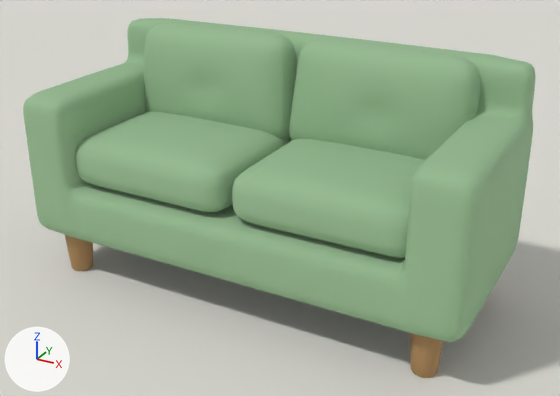
The Blender file assets/sofa/blender/quiet-home-sofa.blend as it was, and as the next commit left it.
The view is the same before and after, from a 50 mm lens placed at (1.89, -3.34, 2.19), pointed at (0.07, -0.02, 0.53). The lights are fixed; the arrows at lower left show +X, +Y and +Z. The older version comes first.

Names of what the first picture shows: 'Ash foot +1.04 -0.39', 'Ash foot -1.04 -0.39', 'Back cushion 1', 'Back cushion 2', 'Continuous upholstered frame', 'Seat cushion 1', 'Seat cushion 2', 'Studio floor'.
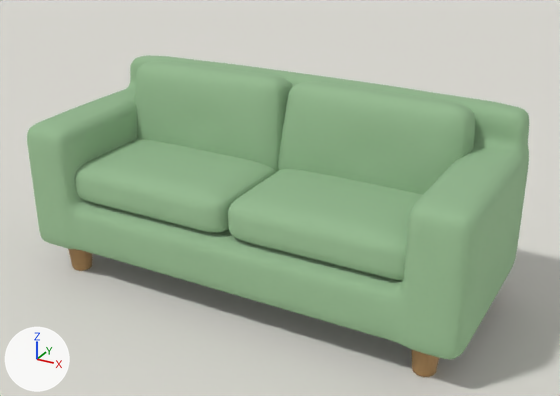
Changed parts and their boxes [x1, y1, x2, y2] in the pictures (560 x 396 px):
'Continuous upholstered frame', reshaped, moved: before [23, 18, 536, 342]; after [27, 55, 529, 360]
'Back cushion 2', moved: before [289, 40, 480, 160]; after [278, 81, 475, 194]
'Seat cushion 2', moved: before [232, 139, 425, 258]; after [228, 169, 423, 280]
'Back cushion 1', moved: before [143, 23, 297, 139]; after [134, 61, 293, 171]
'Seat cushion 1', reshaped, moved: before [75, 111, 289, 212]; after [75, 139, 277, 232]
'Ash foot +1.04 -0.39', mesh rescaled, moved: before [410, 333, 443, 378]; after [411, 349, 439, 377]
'Ash foot -1.04 -0.39', moved: before [65, 235, 93, 271]; after [68, 249, 92, 271]

Patch to the scene script:
```diff
--- a/assets/sofa/blender/quiet-home-sofa.blend.py
+++ b/assets/sofa/blender/quiet-home-sofa.blend.py
@@ me_front_rail_tailored_quad_cage @@
 # used by ob_continuous_upholstered_frame; parent = ob_quiethome_sofa_mint; location = (0.0, 0.0, 0.39)
-me_front_rail_tailored_quad_cage.from_pydata(...)  # 7417 vertices, 9138 faces; spans x -1.24..1.24, y -0.54..0.54, z -0.16..0.92
+me_front_rail_tailored_quad_cage.from_pydata(...)  # 6789 vertices, 8225 faces; spans x -1.24..1.24, y -0.54..0.54, z -0.15..0.77
+# me_front_rail_tailored_quad_cage part 1: 89 vertices moved within x -1.24..1.24, y -0.53..0.53, z -0.15..0.71; 5816 vertices removed from x -1.24..1.24, y -0.54..0.54, z -0.16..0.92; 5188 vertices added at x -1.24..1.24, y -0.54..0.54, z -0.15..0.77
 me_front_rail_tailored_quad_cage.materials.append(mat_mint_woven_upholstery)
@@ me_seat_cushion_1_tailored_quad_cage @@
 # used by ob_seat_cushion_1; parent = ob_quiethome_sofa_mint; location = (-0.5, -0.075, 0.685); rotation_euler = (0.0, 0.0, -0.006), in degrees (0, 0, -0.3)
-me_seat_cushion_1_tailored_quad_cage.from_pydata(...)  # 866 vertices, 864 faces; spans x -0.487..0.487, y -0.405..0.405, z -0.135..0.161
+me_seat_cushion_1_tailored_quad_cage.from_pydata(...)  # 866 vertices, 864 faces; spans x -0.502..0.502, y -0.41..0.41, z -0.11..0.124
+# me_seat_cushion_1_tailored_quad_cage part 2: 866 of 866 vertices moved; they spanned x -0.487..0.487, y -0.405..0.405, z -0.135..0.161 and now span x -0.502..0.502, y -0.41..0.41, z -0.11..0.124; mean shift (0.0, 0.0, -0.001)
 me_seat_cushion_1_tailored_quad_cage.materials.append(mat_mint_woven_upholstery)
@@ me_cone_002 @@
 # used by ob_ash_foot__1_04__0_39_2; parent = ob_quiethome_sofa_mint; location = (1.04, -0.39, 0.122)
-me_cone_002.from_pydata(...)  # 32 vertices, 18 faces; spans x -0.08..0.08, y -0.08..0.08, z -0.123..0.123
+me_cone_002.from_pydata(...)  # 32 vertices, 18 faces; spans x -0.073..0.073, y -0.073..0.073, z -0.087..0.087
+# me_cone_002 part 3: the whole mesh is scaled about its middle by (0.909, 0.909, 0.714)
 me_cone_002.materials.append(mat_warm_pale_ash)
@@ ob_continuous_upholstered_frame @@
 ob_continuous_upholstered_frame.parent = ob_quiethome_sofa_mint
-ob_continuous_upholstered_frame.location = (0.0, 0.0, 0.39)
+ob_continuous_upholstered_frame.location = (0.0, 0.0, 0.31)
@@ ob_seat_cushion_1 @@
 ob_seat_cushion_1.parent = ob_quiethome_sofa_mint
-ob_seat_cushion_1.location = (-0.5, -0.075, 0.685)
+ob_seat_cushion_1.location = (-0.5, -0.075, 0.565)
 ob_seat_cushion_1.rotation_euler = (0.0, 0.0, -0.006)  # degrees (0, 0, -0.3)
@@ ob_back_cushion_1 @@
 ob_back_cushion_1.parent = ob_quiethome_sofa_mint
-ob_back_cushion_1.location = (-0.5, 0.285, 1.02)
+ob_back_cushion_1.location = (-0.5, 0.2, 0.835)
 ob_back_cushion_1.rotation_euler = (-0.14, -0.012, 0.0)  # degrees (-8, -0.7, 0)
@@ ob_seat_cushion_2 @@
 ob_seat_cushion_2.parent = ob_quiethome_sofa_mint
-ob_seat_cushion_2.location = (0.5, -0.075, 0.685)
+ob_seat_cushion_2.location = (0.5, -0.075, 0.565)
 ob_seat_cushion_2.rotation_euler = (0.0, 0.0, 0.006)  # degrees (0, 0, 0.3)
@@ ob_back_cushion_2 @@
 ob_back_cushion_2.parent = ob_quiethome_sofa_mint
-ob_back_cushion_2.location = (0.5, 0.285, 1.02)
+ob_back_cushion_2.location = (0.5, 0.2, 0.835)
 ob_back_cushion_2.rotation_euler = (-0.14, 0.012, 0.0)  # degrees (-8, 0.7, 0)
@@ ob_ash_foot__1_04__0_39 @@
 ob_ash_foot__1_04__0_39.parent = ob_quiethome_sofa_mint
-ob_ash_foot__1_04__0_39.location = (-1.04, -0.39, 0.122)
+ob_ash_foot__1_04__0_39.location = (-1.04, -0.39, 0.0875)
 _m = ob_ash_foot__1_04__0_39.modifiers.new('Tiny end rounding', 'BEVEL')
@@ ob_ash_foot__1_04__0_39_2 @@
 ob_ash_foot__1_04__0_39_2.parent = ob_quiethome_sofa_mint
-ob_ash_foot__1_04__0_39_2.location = (1.04, -0.39, 0.122)
+ob_ash_foot__1_04__0_39_2.location = (1.04, -0.39, 0.0875)
 _m = ob_ash_foot__1_04__0_39_2.modifiers.new('Tiny end rounding', 'BEVEL')
```
